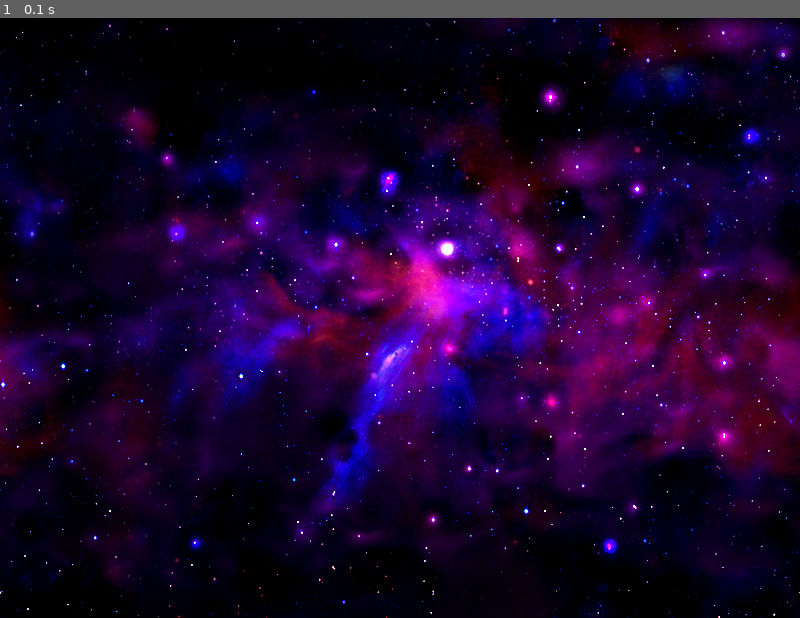
Above: before the commit, frame 1.
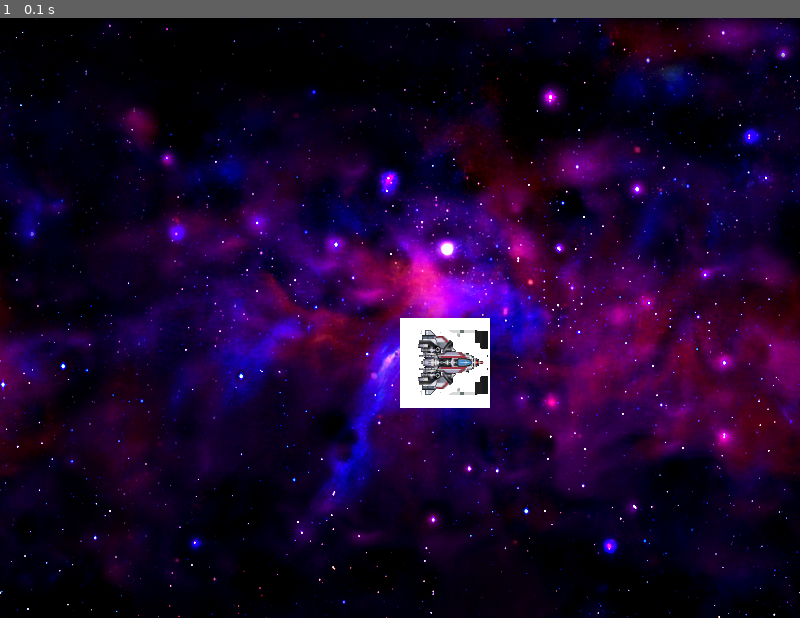
Above: after the commit, the same moment.

Repository: anselmos/pygame-ricerocks-clone
Game: pygame game, started from main.py
The game is run twice, just before and just after one commit, with the same random seed, the same clock (stepped at 60 frames per second) and the same inputs.
Inputs:
- Up to frame 1 (0.1 s): no input

The runs differ from the first frame. In frame 1, 1.7% of the frame differs, in the area x 50-62%, y 50-65%.

Commit message:
Started work on ship class, added imageinfo class, basic ship blit

Diff:
--- a/main.py
+++ b/main.py
@@ -8,6 +8,33 @@
 lives = 3
 time = 0.5
 started = False
+
+# Image class that helps working with images
+class ImageInfo:
+    def __init__(self, center, size, radius = 0, lifespan = None, animated = False):
+        self.center = center
+        self.size = size
+        self.radius = radius
+        if lifespan:
+            self.lifespan = lifespan
+        else:
+            self.lifespan = float('inf')
+        self.animated = animated
+
+    def get_center(self):
+        return self.center
+
+    def get_size(self):
+        return self.size
+
+    def get_radius(self):
+        return self.radius
+
+    def get_lifespan(self):
+        return self.lifespan
+
+    def get_animated(self):
+        return self.animated
 
 # helper function for loading images
 # define the current path
@@ -26,18 +53,109 @@
     sound = pygame.mixer.Sound(file)
     return sound
 
+# helper functions for transformation, leave for now, we'll see if they're needed
+def angle_to_vector(ang):
+    return [math.cos(ang), math.sin(ang)]
+
+def dist(p,q):
+    return math.sqrt((p[0] - q[0]) ** 2+(p[1] - q[1]) ** 2)
+
+# Ship class
+
+class Ship:
+	def __init__(self, pos, vel, angle, image, info):
+		self.pos = [pos[0],pos[1]]
+		self.vel = [vel[0],vel[1]]
+		self.thrust = False
+		self.angle = angle
+		self.angle_vel = 0
+		self.image = image
+		self.image_center = info.get_center()
+		self.image_size = info.get_size()
+		self.radius = info.get_radius()
+
+	def get_position(self):
+		return self.pos
+
+	def get_radius(self):
+		return self.radius
+
+	def turn(self, direction):
+		self.angle_vel = direction
+
+	def move(self, thrust):
+		self.thrust = thrust
+        #if self.thrust:
+        #    ship_thrust_sound.play()
+        #else:
+        #    ship_thrust_sound.rewind()
+
+	def shoot(self):
+		pass
+        #global missle_group
+        #base_missle_speed = 6
+        #forward = angle_to_vector(self.angle)
+        #vel = [0, 0]
+        #vel[0] = self.vel[0] + forward[0] * base_missle_speed
+        #vel[1] = self.vel[1] + forward[1] * base_missle_speed
+
+        #pos = [0, 0]
+        #pos[0] = self.pos[0] + (self.radius * forward[0])
+        #pos[1] = self.pos[1] + (self.radius * forward[1])
+        #a_missile = Sprite(pos, vel, 0, 0, missile_image, missile_info, missile_sound)
+        #missle_group.add(a_missile)
+
+	def draw(self,screen):
+		screen.blit(self.image, self.pos)
+		pass
+        #if self.thrust:
+        #    canvas.draw_image(self.image, [self.image_center[0] + 90, self.image_center[1]] , self.image_size, self.pos, self.image_size, self.angle)
+        #else:
+        #    canvas.draw_image(self.image, self.image_center, self.image_size, self.pos, self.image_size, self.angle)
+	def update(self):
+		pass
+        #self.pos[0] += self.vel[0]
+        #self.pos[1] += self.vel[1]
+
+        # Friction update
+        #c = 0.015
+        #self.vel[0] *= (1 - c)
+        #self.vel[1] *= (1 - c)
+
+        # Screen wrapping
+
+        #if self.pos[1] <= self.radius or self.pos[1] >= HEIGHT:
+        #    self.pos[1] = self.pos[1] % HEIGHT
+
+        #if self.pos[0] <= 0 or self.pos[0] >= WIDTH:
+        #    self.pos[0] = self.pos[0] % WIDTH
+
+        # Thrusting forward
+        #forward = angle_to_vector(self.angle)
+        #if self.thrust:
+        #    self.vel[0] += forward[0] * 0.1
+        #    self.vel[1] += forward[1] * 0.1
+        #self.angle += self.angle_vel
 
 def main():
-	# Init everything
+	# Init pygame
 	pygame.init()
 	screen = pygame.display.set_mode((WIDTH, HEIGHT))
 	pygame.display.set_caption('Rice Rocks')
 
+	# Load the graphics
+	ship_info = ImageInfo([45, 45], [90, 90], 35)
+	ship_sheet = spritesheet.spritesheet('art/double_ship.png')
+	ship_images = ship_sheet.image_at((0, 0, 90, 90))
+	#ship_images = load_image('double_ship.png')
 	# Load the sounds
 	soundtrack = load_sound('music.ogg')
 	missile_sound = load_sound('shoot.wav')
 	ship_thrust_sound = load_sound('thrust.wav')
 	explosion_sound = load_sound('explode.wav')
+
+	# Init the ship and other objects
+	my_ship = Ship([WIDTH / 2, HEIGHT / 2], [0, 0], 0, ship_images, ship_info)
 
 	# Draw the background
 	background = load_image('nebula_blue.f2014.png')
@@ -50,9 +168,12 @@
 	# Game loop
 	while 1:
 		clock.tick(60)
+		# Event listener
 		for event in pygame.event.get():
 			if event.type == QUIT:
 				return
+		# Draw everything
+		my_ship.draw(screen)
 		pygame.display.flip()
 print ("If you can see this, then PyGame was succesfully imported")
 
Binary file changed: art/double_ship.png
